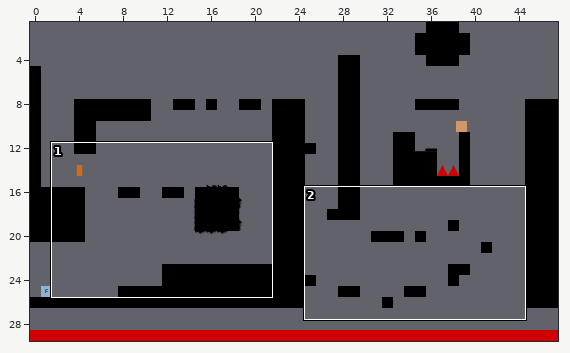
Tiled map -- maps/level_01.tmx. Above, an overview of the earlier version with the close-up marked.
Close-up. Old version:
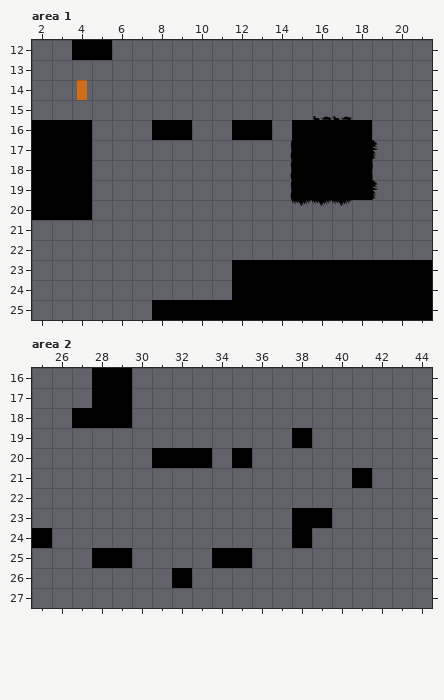
Cells are 64x64 px. Shown: area 1 x 2..21, y 12..25; area 2 x 25..44, y 16..27. The commit also changed other parts of the map, which this record leaves out.
New version:
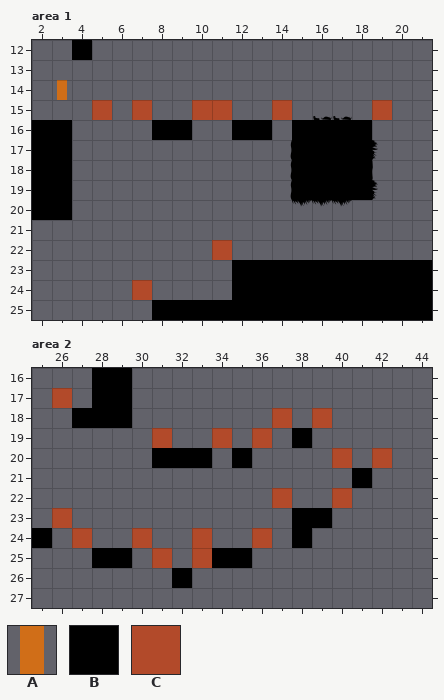
Key: from "tileset": A 47, B 78, C 81.
_ is an empty cell.
Objects are placed by their top-left corner, in cells (3,4 is the top-left corner of cell 3,4); size is 1x1 cell unless given.
Tiles of an added or newly shown layer are drawn over the layers below it.
From old to new:
Layer "layer_limits" (now shown), area 1:
y 15: x 5 _ -> C; x 7 _ -> C; x 10..11 __ -> CC; x 14 _ -> C; x 19 _ -> C
y 22: x 11 _ -> C
y 24: x 7 _ -> C
Layer "layer_platforms", area 1:
y 12: x 5 B -> _
y 16..20: x 4 B -> _
Layer "Stake", area 1:
changed: A at 4,14 -> A at 3,14
Layer "layer_limits" (now shown), area 2:
y 17: x 26 _ -> C
y 18: x 37 _ -> C; x 39 _ -> C
y 19: x 31 _ -> C; x 34 _ -> C; x 36 _ -> C
y 20: x 40 _ -> C; x 42 _ -> C
y 22: x 37 _ -> C; x 40 _ -> C
y 23: x 26 _ -> C
y 24: x 27 _ -> C; x 30 _ -> C; x 33 _ -> C; x 36 _ -> C
y 25: x 31 _ -> C; x 33 _ -> C
